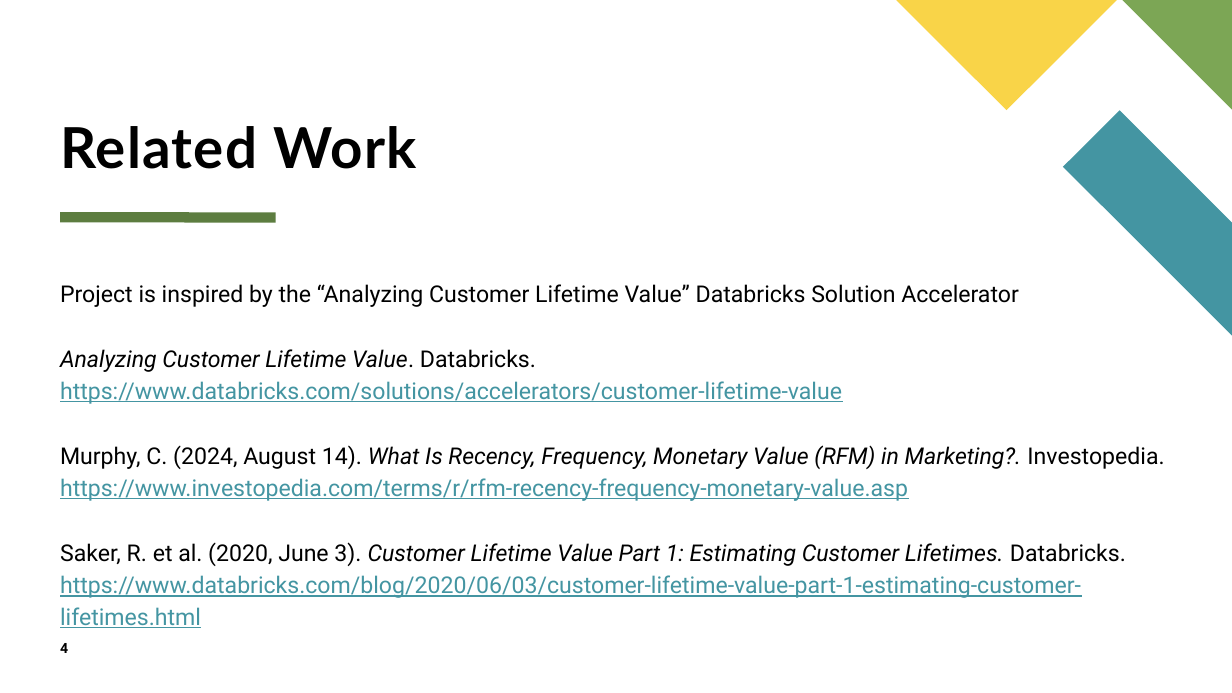
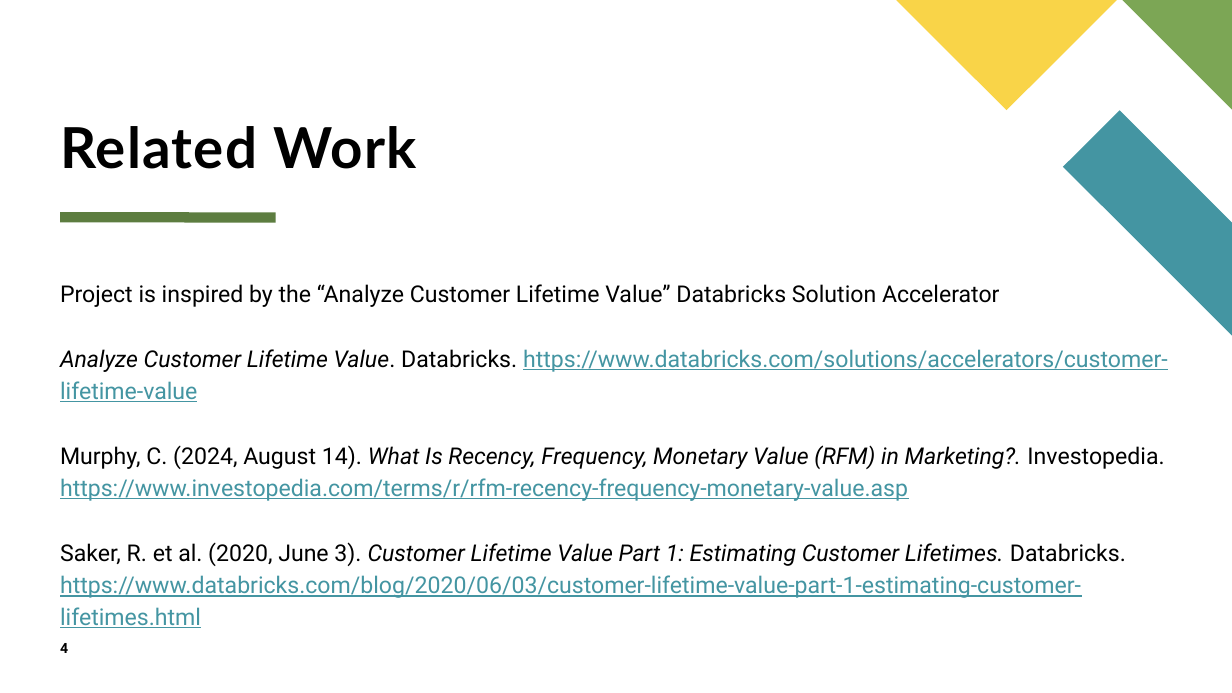
Before and after one commit to kstickmueller/CIS731-finalproject, a slide deck: slide 4 of Determing Customer Valuableness CIS731 Final Project.pptx. Drawn at 1232x693 pixels with LibreOffice and Linux fonts; fonts in the diff are those of the drawing. Boxes give left, top, right and bottom in pixels: in the first picture for what was removed or moved away, otherwise in the second. Text is boxed around its words. In the diff, an @@ line names an element or a change of style, - is before the commit and + after.

```diff
--- a/Determing Customer Valuableness CIS731 Final Project.pptx
+++ b/Determing Customer Valuableness CIS731 Final Project.pptx
@@ text at box(60, 284, 1168, 402): text changed @@
-Project is inspired by the “Analyzing Customer Lifetime Value” Databricks Solution Accelerator
-Analyzing Customer Lifetime Value. Databricks. https://www.databricks.com/solutions/accelerators/customer-lifetime-value
+Project is inspired by the “Analyze Customer Lifetime Value” Databricks Solution Accelerator
+Analyze Customer Lifetime Value. Databricks. https://www.databricks.com/solutions/accelerators/customer-lifetime-value
```
Also in this commit, not shown: 2 other slides changed, 1 other file.
